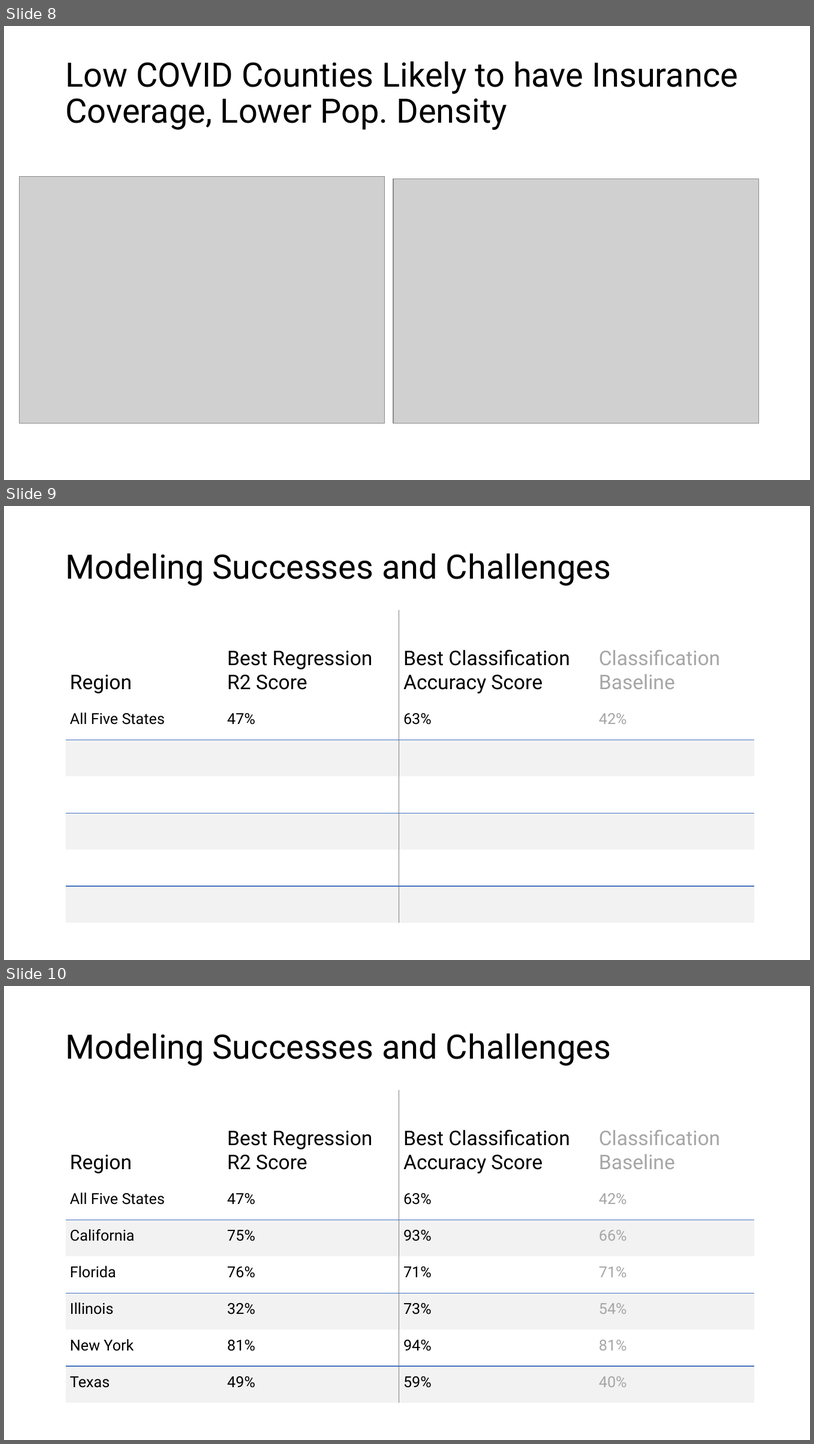
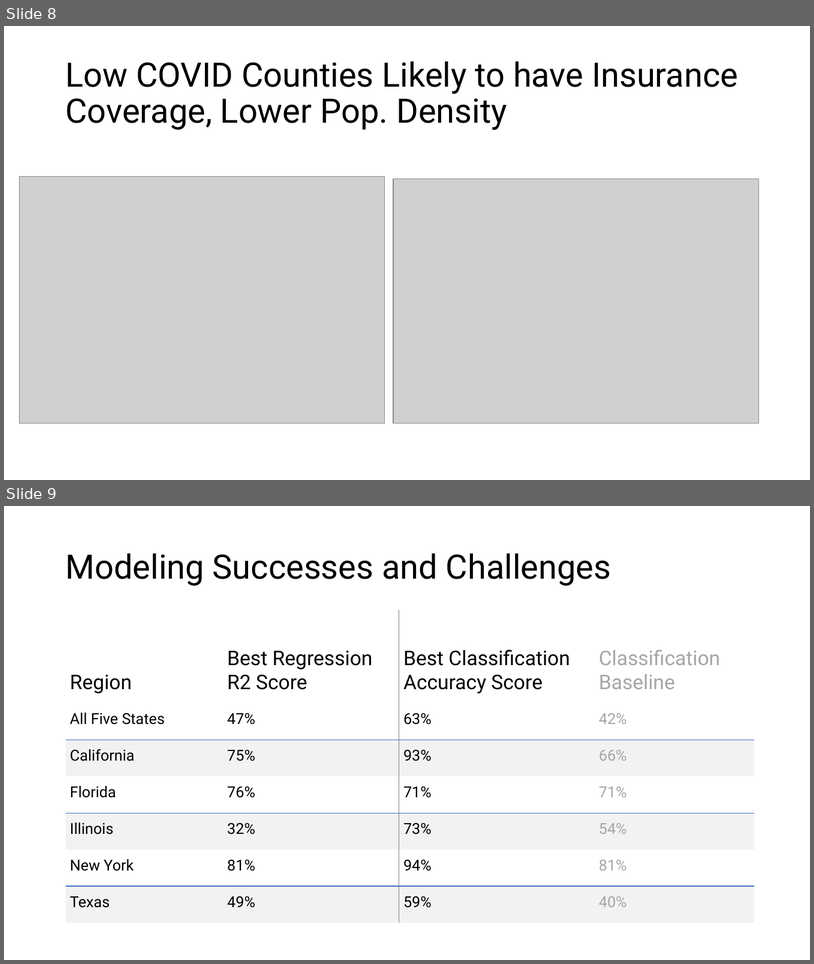
Before and after one commit to cxclark/covid19-analysis, a slide deck: 2020_10_30_covid_usa_analysis.pptx. Shown one above the other, each under a label of ours: slides 8, 9 and 10 before the commit, slides 8 and 9 after it. The pictures are 814x1444 and 814x964 pixels, drawn with LibreOffice and Linux fonts; fonts in the diff are those of the drawing; grey boxes stand for pictures. Boxes give left, top, right and bottom in pixels: in the first picture for what was removed or moved away, otherwise in the second. Text is boxed around its words. In the diff, an @@ line names an element or a change of style, - is before the commit and + after.

Commit message:
updated slides

```diff
--- a/2020_10_30_covid_usa_analysis.pptx
+++ b/2020_10_30_covid_usa_analysis.pptx
@@ slide 9 removed at bbox=[4, 506, 810, 960], background #FFFFFF @@
@@ title removed at bbox=[65, 553, 611, 586] @@
-Modeling Successes and Challenges
@@ table removed at bbox=[66, 609, 755, 922], 7 rows, 4 columns @@
-Region | Best Regression / R2 Score | Best Classification Accuracy Score | Classification Baseline
-All Five States | 47% | 63% | 42%
- |  |  | 
- |  |  | 
- |  |  | 
- |  |  | 
- |  |  | 
@@ what was slide 10 is now slide 9 @@
```
Also in this commit, not shown: 1 other slide removed, 1 other file.
